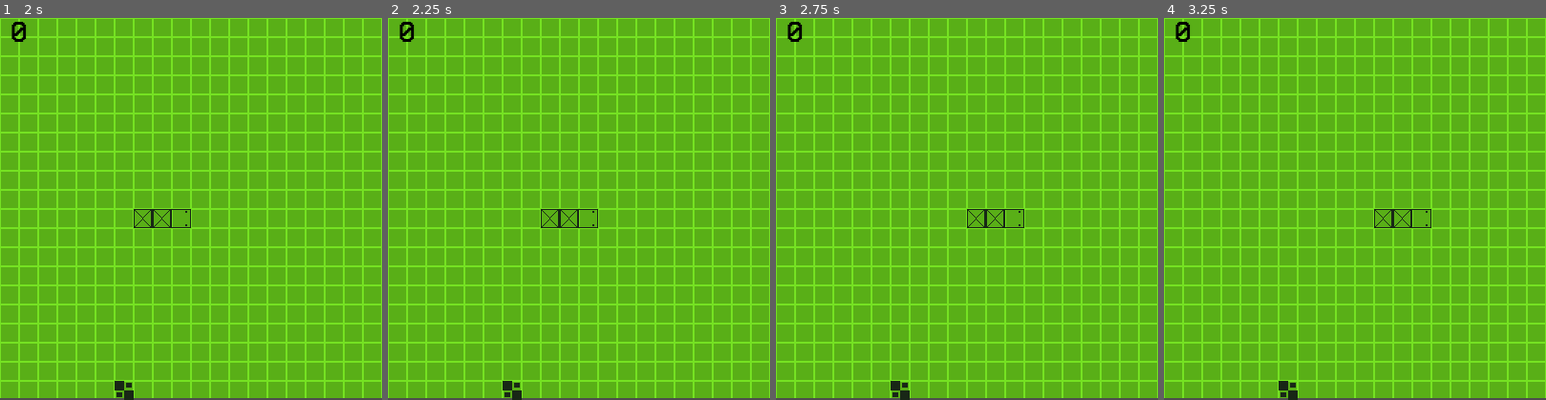
Above: before the commit, frames 1-4 (left to right).
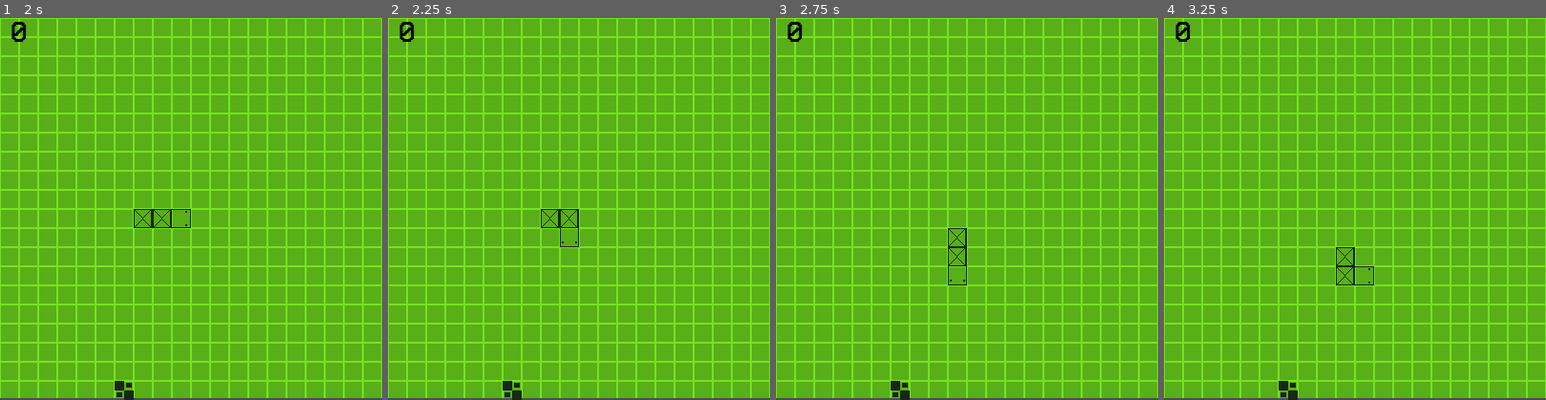
Above: after the commit, the same moments.

Repository: adrianofelix019/retro-snake-game
Game: Godot game, scene res://scenes/menu.tscn
The game is run twice, just before and just after one commit, with the same random seed, the same clock (stepped at 60 frames per second) and the same inputs. Sound files missing from this copy of the repository are replaced by a short silence.
Inputs:
- Up to frame 1 (2 s): click "Start" at 0.5 s; hold Right (ui_right) from 1.28 s (still down)
- Up to frame 2 (2.25 s): release Right (ui_right) at 2.03 s; hold Down (ui_down) from 2.03 s (still down)
- Up to frame 3 (2.75 s): keep holding Down (ui_down)
- Up to frame 4 (3.25 s): release Down (ui_down) at 2.78 s; hold Right (ui_right) from 2.78 s (still down)

Frame 1 is identical in both runs. In frame 2, less than 0.1% of the frame differs, in the area x 45-55%, y 50-60%; in frame 3, 0.4%, in the area x 45-65%, y 50-70%; in frame 4, 0.4%.

Commit message:
add direction queue

Diff:
--- a/scripts/main_game.gd
+++ b/scripts/main_game.gd
@@ -12,15 +12,21 @@
 	Vector2i(3, 10),
 ]
 var apple_position: Vector2i
+var score := 0
+var is_paused := false
 enum TileRotation {
 	RIGHT = 0,
 	DOWN = TileSetAtlasSource.TRANSFORM_TRANSPOSE | TileSetAtlasSource.TRANSFORM_FLIP_H,
 	LEFT = TileSetAtlasSource.TRANSFORM_FLIP_H | TileSetAtlasSource.TRANSFORM_FLIP_V,
 	UP = TileSetAtlasSource.TRANSFORM_TRANSPOSE | TileSetAtlasSource.TRANSFORM_FLIP_V,
 }
-var score := 0
-var direction_changed := false
-var is_paused := false
+enum Direction {
+	UP,
+	RIGHT,
+	DOWN,
+	LEFT
+}
+var direction_queue: Array[Vector2i] = []
 
 
 func _ready() -> void:
@@ -28,10 +34,12 @@
 
 
 func _on_game_tick_timeout() -> void:
+	if not direction_queue.is_empty():
+		snake_direction = direction_queue.pop_front()
+
 	draw_apple()
 	move_snake()
 	draw_snake()
-	direction_changed = false
 
 
 func draw_snake() -> void:
@@ -148,6 +156,16 @@
 	return true
 
 
+func queue_direction(direction: Vector2i) -> void:
+	if direction == snake_direction:
+		return
+
+	if direction_queue.size() > 2:
+		return
+
+	direction_queue.push_back(direction)
+
+
 func handle_pause() -> void:
 	is_paused = not is_paused
 	if is_paused:
@@ -172,17 +190,14 @@
 func _input(_event: InputEvent) -> void:
 	if Input.is_action_just_pressed("pause"):
 		handle_pause()
-	if direction_changed:
-		return
 	if Input.is_action_just_pressed("ui_up") and is_valid_move(Vector2i.UP):
-		snake_direction = Vector2i.UP
+		queue_direction(Vector2i.UP)
 	if Input.is_action_just_pressed("ui_right") and is_valid_move(Vector2i.RIGHT):
-		snake_direction = Vector2i.RIGHT
+		queue_direction(Vector2i.RIGHT)
 	if Input.is_action_just_pressed("ui_down") and is_valid_move(Vector2i.DOWN):
-		snake_direction = Vector2i.DOWN
+		queue_direction(Vector2i.DOWN)
 	if Input.is_action_just_pressed("ui_left") and is_valid_move(Vector2i.LEFT):
-		snake_direction = Vector2i.LEFT
-	direction_changed = true
+		queue_direction(Vector2i.LEFT)
 
 
 func _on_death_sound_finished() -> void:
